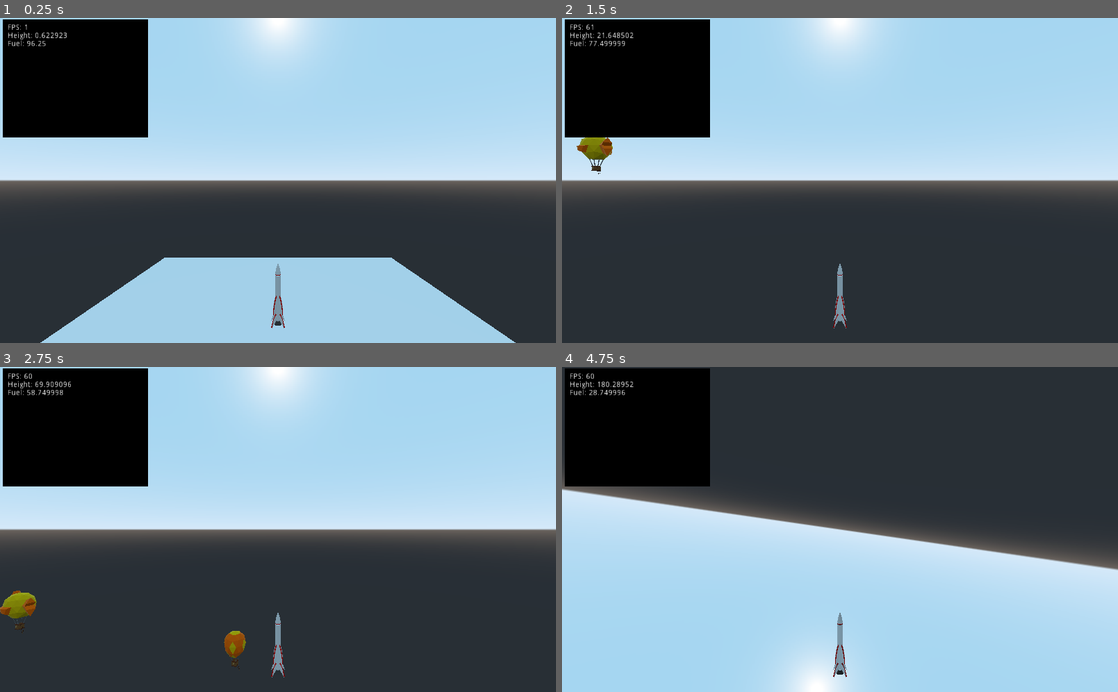
Above: before the commit, frames 1-4 (two rows, left to right).
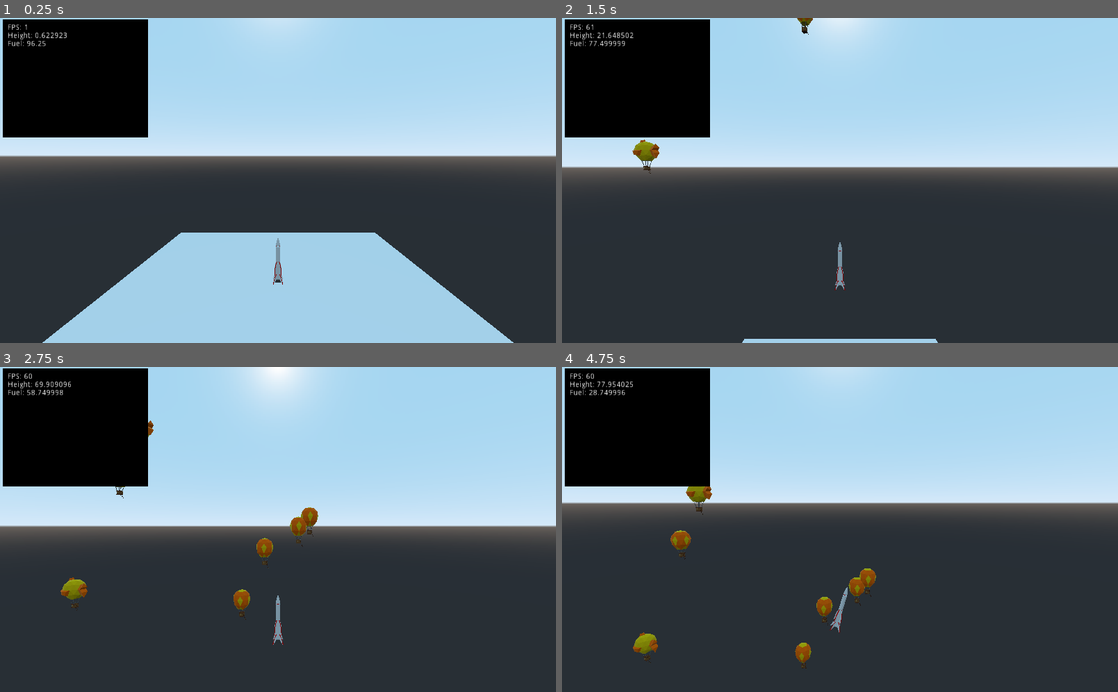
Above: after the commit, the same moments.

Repository: mvpggez/RockIt
Game: Godot game, scene res://Scene/World/earth.tscn
The game is run twice, just before and just after one commit, with the same random seed, the same clock (stepped at 60 frames per second) and the same inputs. The project has no main scene, so this scene is started directly.
Inputs:
- Up to frame 1 (0.25 s): no input
- Up to frame 2 (1.5 s): no input
- Up to frame 3 (2.75 s): no input
- Up to frame 4 (4.75 s): no input

The runs differ from the first frame. In frame 1, 16% of the frame differs, in the area x 0-100%, y 0-100%; in frame 2, 8.6%; in frame 3, 3.3%; in frame 4, 86%.

Commit message:
Made camera usable

Diff:
--- a/Scene/World/Rocket/rocket.tscn
+++ b/Scene/World/Rocket/rocket.tscn
@@ -66,20 +66,20 @@
 	if fuel_remaining > 0:
 		if not Input.is_action_pressed(\"ui_down\"):
 			#add_central_force needs the force in global space
-			add_central_force(self.transform.basis.xform(Vector3(0,$\"Thruster\".thrust,0))) #TODO: fix constant values
+			add_central_force(self.transform.basis.xform(Vector3(0,$\"Thruster\".thrust,0)))
 			fuel_remaining -= $\"Thruster\".fuel_consumption*delta
 
 		if Input.is_action_pressed(\"ui_up\"):
 			#add_central_force needs the force in global space
-			add_central_force(self.transform.basis.xform(Vector3(0,$\"Booster\".thrust,0))) #TODO: fix constant values
+			add_central_force(self.transform.basis.xform(Vector3(0,$\"Booster\".thrust,0)))
 			fuel_remaining -= $\"Booster\".fuel_consumption*delta
 
 		#Version 1: Apply force from Thrusters on the head
 		if Input.is_action_pressed(\"ui_right\"):
-			add_force(self.transform.basis.xform(Vector3($\"Head\".thrust,0,0)), Vector3(0.0, 3, 0.0)) #TODO: fix constant values
+			add_force(self.transform.basis.xform(Vector3($\"Head\".thrust,0,0)), Vector3(0.0, height, 0.0))
 			fuel_remaining -= $\"Head\".fuel_consumption*delta
 		if Input.is_action_pressed(\"ui_left\"):
-			add_force(self.transform.basis.xform(Vector3(-$\"Head\".thrust,0,0)), Vector3(0.0, 3, 0.0)) #TODO: fix constant values
+			add_force(self.transform.basis.xform(Vector3(-$\"Head\".thrust,0,0)), Vector3(0.0, height, 0.0))
 			fuel_remaining -= $\"Head\".fuel_consumption*delta
 
 		if fuel_remaining < 0:
@@ -89,7 +89,18 @@
 	return fuel_remaining
 
 func get_height():
-	return translation.y"
+	return translation.y
+
+func get_velocity():
+	return linear_velocity
+
+func get_acceleration():
+	return linear_velocity #TODO: Change
+
+func get_center():
+	var center = translation
+	center += transform.basis.xform(Vector3(0,height/2,0))
+	return center"
 
 [sub_resource type="CubeMesh" id=2]
 size = Vector3( 2, 5, 2 )
@@ -120,6 +131,3 @@
 [node name="CollisionShape" type="CollisionShape" parent="."]
 transform = Transform( 1, 0, 0, 0, 1, 0, 0, 0, 1, 0, 2.5, 0 )
 shape = SubResource( 4 )
-
-[node name="Camera" type="Camera" parent="."]
-transform = Transform( 1, 0, 0, 0, 1, 0, 0, 0, 1, 0, 0, 10.0272 )
--- a/Scene/World/earth.tscn
+++ b/Scene/World/earth.tscn
@@ -1,14 +1,15 @@
-[gd_scene load_steps=12 format=2]
+[gd_scene load_steps=13 format=2]
 
 [ext_resource path="res://Scene/World/Rocket/rocket.tscn" type="PackedScene" id=1]
 [ext_resource path="res://Scene/World/Rocket/Head/Head01.tscn" type="PackedScene" id=2]
 [ext_resource path="res://Scene/World/Rocket/Tank/Tank01.tscn" type="PackedScene" id=3]
 [ext_resource path="res://Scene/World/Rocket/Thruster/Thruster01.tscn" type="PackedScene" id=4]
 [ext_resource path="res://Scene/World/Rocket/Booster/Booster00.tscn" type="PackedScene" id=5]
-[ext_resource path="res://Scene/UI/debug.tscn" type="PackedScene" id=6]
-[ext_resource path="res://Scene/World/Obstacle/ObstacleSpawner.tscn" type="PackedScene" id=7]
-[ext_resource path="res://Scene/World/Obstacle/ballon00.tscn" type="PackedScene" id=8]
-[ext_resource path="res://Scene/World/Obstacle/ballon01.tscn" type="PackedScene" id=9]
+[ext_resource path="res://Scene/camera.gd" type="Script" id=6]
+[ext_resource path="res://Scene/UI/debug.tscn" type="PackedScene" id=7]
+[ext_resource path="res://Scene/World/Obstacle/ObstacleSpawner.tscn" type="PackedScene" id=8]
+[ext_resource path="res://Scene/World/Obstacle/ballon00.tscn" type="PackedScene" id=9]
+[ext_resource path="res://Scene/World/Obstacle/ballon01.tscn" type="PackedScene" id=10]
 
 [sub_resource type="BoxShape" id=1]
 extents = Vector3( 20, 2, 20 )
@@ -35,17 +36,19 @@
 default_thruster = ExtResource( 4 )
 default_booster = ExtResource( 5 )
 
-[node name="Camera2" type="Camera" parent="Rocket"]
-transform = Transform( 1, 0, 0, 0, 1, 0, 0, 0, 1, 0, 13.0434, 21.087 )
+[node name="Camera" type="Camera" parent="."]
+transform = Transform( 1, 0, 0, 0, 1, 0, 0, 0, 1, 0, 13.0434, 26.6573 )
 current = true
 size = 10.0
+script = ExtResource( 6 )
+target = NodePath("../Rocket")
 
-[node name="Control" parent="." instance=ExtResource( 6 )]
+[node name="Control" parent="." instance=ExtResource( 7 )]
 
-[node name="ObstacleSpawner" parent="." instance=ExtResource( 7 )]
+[node name="ObstacleSpawner" parent="." instance=ExtResource( 8 )]
+max_count = 2
+obstacle_resource = ExtResource( 9 )
+
+[node name="ObstacleSpawner2" parent="." instance=ExtResource( 8 )]
 max_count = 1
-obstacle_resource = ExtResource( 8 )
-
-[node name="ObstacleSpawner2" parent="." instance=ExtResource( 7 )]
-max_count = 1
-obstacle_resource = ExtResource( 9 )
+obstacle_resource = ExtResource( 10 )
--- /dev/null
+++ b/Scene/camera.gd
@@ -0,0 +1,24 @@
+extends Camera
+
+export (NodePath) var target = null #Nodepath to the rocket. Needs Rocket-specific functions
+export var target_offset = Vector3(0, 10, 0) #Offset to look next to target (e.g. above)
+var offset = Vector3(0,0,0) #Offset of the camera, is set to translation on load
+var shake_intensity = 0.0 #While this value is non-zero, the screen shakes
+var time = 0.0 #total time since start
+
+func _ready():
+	offset = translation
+
+func _process(delta):
+	time += delta
+	var current_target = get_node(target)
+	var current_target_position = current_target.get_center()
+	var distance = current_target_position - (translation-offset)
+	look_at(current_target_position+target_offset, Vector3(0,1,0))
+	translation.x += distance.x*0.3
+	translation.y += distance.y*0.3
+	#TODO: set z-distance to target and FOV based on velocity
+	#translation.z = current_target.get_velocity().length()
+
+	#camerashake
+	translate(Vector3(sin(time*70)*shake_intensity, sin(time*30)*shake_intensity, 0.0))
